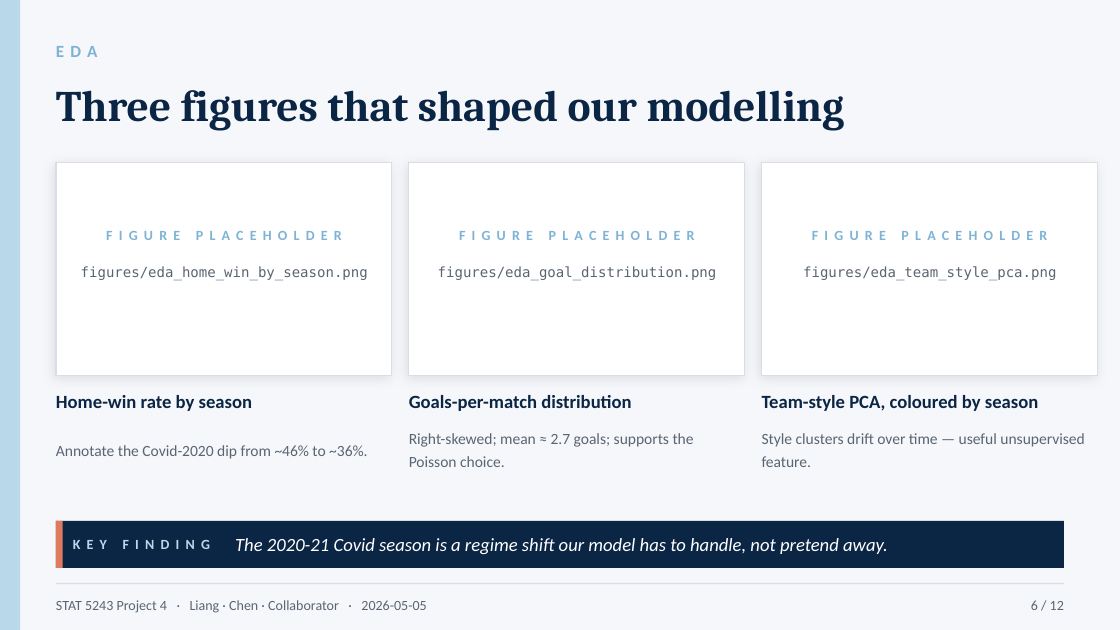
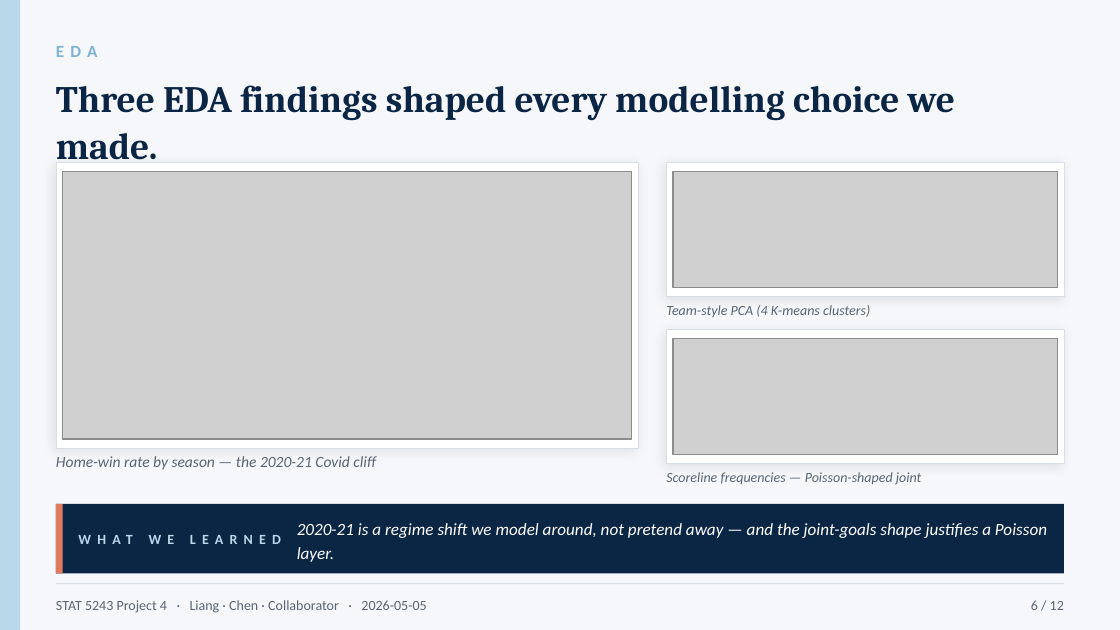
Before and after one commit to ZemingLiang/STAT5243-Project-4, a slide deck: slide 6 of slides/oral_10min.pptx. Drawn at 1120x630 pixels with LibreOffice and Linux fonts; fonts in the diff are those of the drawing; grey boxes stand for pictures. Boxes give left, top, right and bottom in pixels: in the first picture for what was removed or moved away, otherwise in the second. Text is boxed around its words. In the diff, an @@ line names an element or a change of style, - is before the commit and + after.

Commit message:
slides: upgrade to Advanced 25pt — embedded figures, sharpened titles, tightened pacing

```diff
--- a/slides/oral_10min.pptx
+++ b/slides/oral_10min.pptx
@@ text at bbox=[56, 85, 955, 160]: text changed; size 28 to 24 pt @@
-Three figures that shaped our modelling
+Three EDA findings shaped every modelling choice we made.
@@ rectangle: place and size @@
-rectangle at bbox=[56, 162, 392, 375]
+rectangle at bbox=[56, 162, 638, 448]
@@ rectangle at bbox=[56, 162, 638, 448]: outline #D7DEE5 0.75 pt to #D7DEE5 0.5 pt @@
@@ picture added at bbox=[63, 171, 632, 439] @@
@@ rectangle removed at bbox=[409, 162, 745, 375] @@
@@ rectangle added at bbox=[666, 162, 1064, 297], fill #FFFFFF, outline #D7DEE5 0.5 pt @@
@@ picture added at bbox=[673, 171, 1057, 288] @@
@@ rectangle removed at bbox=[762, 162, 1098, 375] @@
@@ text removed at bbox=[56, 218, 392, 252] @@
-FIGURE PLACEHOLDER
@@ text removed at bbox=[409, 218, 745, 252] @@
-FIGURE PLACEHOLDER
@@ text removed at bbox=[762, 218, 1098, 252] @@
-FIGURE PLACEHOLDER
@@ text removed at bbox=[438, 266, 717, 280] @@
-figures/eda_goal_distribution.png
@@ text at bbox=[666, 305, 870, 317]: text changed; font DejaVu Sans Mono to Calibri; italic on @@
-figures/eda_team_style_pca.png
+Team-style PCA (4 K-means clusters)
@@ rectangle added at bbox=[666, 329, 1064, 464], fill #FFFFFF, outline #D7DEE5 0.5 pt @@
@@ picture added at bbox=[673, 338, 1057, 455] @@
@@ text removed at bbox=[56, 395, 252, 411] @@
-Home-win rate by season
@@ text removed at bbox=[409, 395, 631, 411] @@
-Goals-per-match distribution
@@ text removed at bbox=[762, 395, 1038, 411] @@
-Team-style PCA, coloured by season
@@ text removed at bbox=[56, 445, 367, 459] @@
-Annotate the Covid-2020 dip from ~46% to ~36%.
@@ text removed at bbox=[409, 433, 694, 467] @@
-Right-skewed; mean ≈ 2.7 goals; supports the Poisson choice.
@@ text removed at bbox=[762, 433, 1084, 467] @@
-Style clusters drift over time — useful unsupervised feature.
@@ text at bbox=[56, 456, 376, 470]: text changed; size 9 to 10 pt; font DejaVu Sans Mono to Calibri; italic on @@
-figures/eda_home_win_by_season.png
+Home-win rate by season — the 2020-21 Covid cliff
@@ text added at bbox=[666, 472, 922, 484], 9 pt, text #5A6573, italic @@
+Scoreline frequencies — Poisson-shaped joint
@@ rectangle: place and size @@
-rectangle at bbox=[56, 521, 1064, 568]
+rectangle at bbox=[56, 504, 1064, 573]
@@ rectangle: place and size @@
-rectangle at bbox=[56, 521, 63, 568]
+rectangle at bbox=[56, 504, 63, 573]
@@ text removed at bbox=[73, 521, 241, 568] @@
-KEY FINDING
@@ text at bbox=[297, 523, 1047, 562]: text changed; size 12 to 11 pt @@
-The 2020-21 Covid season is a regime shift our model has to handle, not pretend away.
+2020-21 is a regime shift we model around, not pretend away — and the joint-goals shape justifies a Poisson layer.
@@ text added at bbox=[471, 526, 491, 535], 9 pt, text #B9D9EB, bold @@
+WHAT WE LEARNED
```
Also in this commit, not shown: 11 other slides changed, 5 other files.
